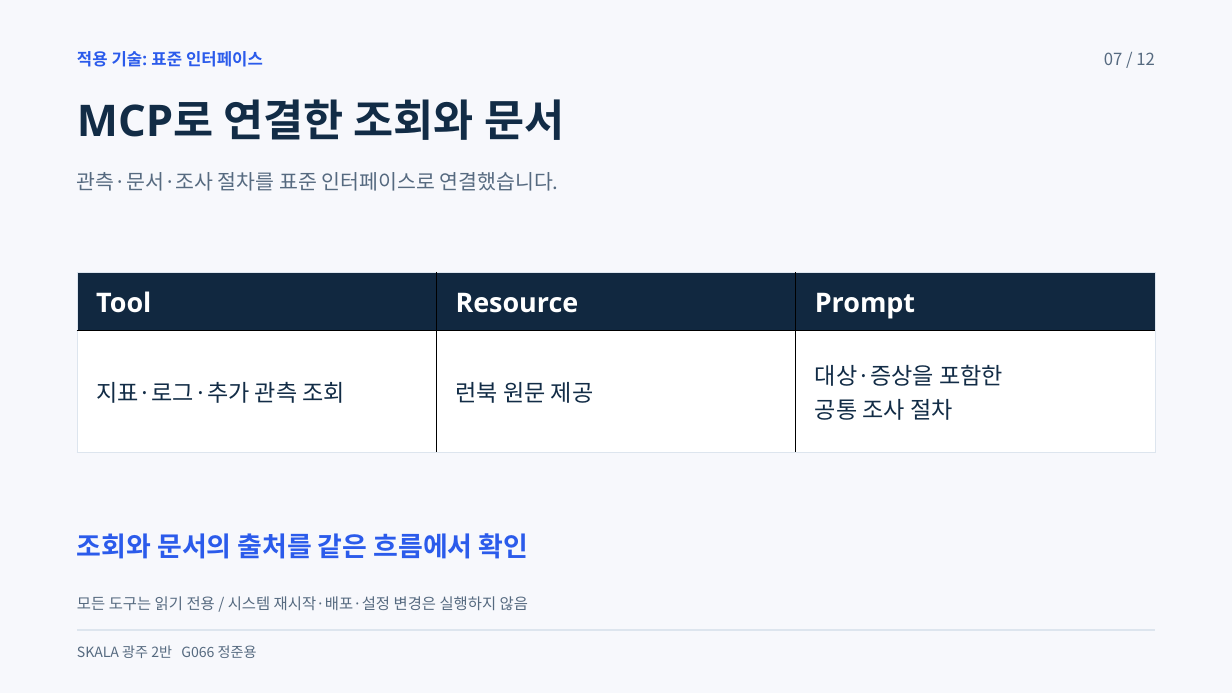
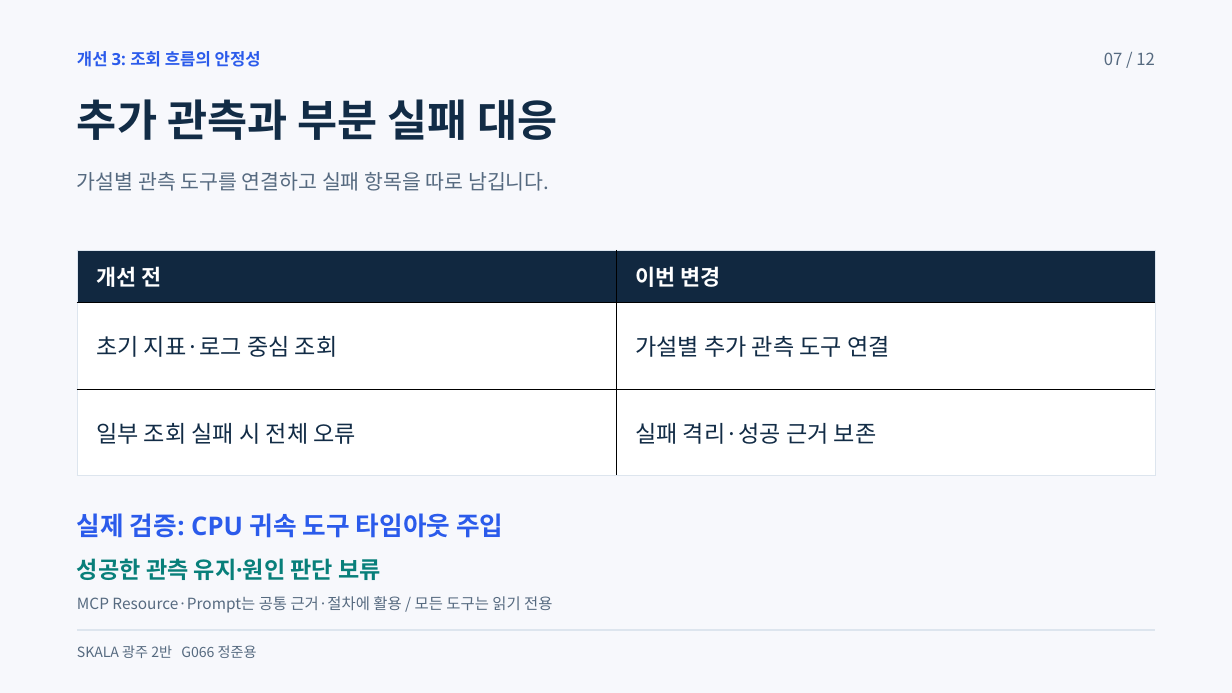
Before and after one commit to beshurl/skala-ai-mini-project, a slide deck: slide 7 of doc/presentation/운영진단_에이전트_5분발표.pptx. Drawn at 1232x693 pixels with LibreOffice and Linux fonts; fonts in the diff are those of the drawing. Boxes give left, top, right and bottom in pixels: in the first picture for what was removed or moved away, otherwise in the second. Text is boxed around its words. In the diff, an @@ line names an element or a change of style, - is before the commit and + after.

```diff
--- a/doc/presentation/운영진단_에이전트_5분발표.pptx
+++ b/doc/presentation/운영진단_에이전트_5분발표.pptx
@@ text at [77,51,261,67]: text changed @@
-적용 기술: 표준 인터페이스
+개선 3: 조회 흐름의 안정성
@@ text at [77,99,558,140]: text changed @@
-MCP로 연결한 조회와 문서
+추가 관측과 부분 실패 대응
@@ text at [77,172,549,191]: text changed @@
-관측·문서·조사 절차를 표준 인터페이스로 연결했습니다.
+가설별 관측 도구를 연결하고 실패 항목을 따로 남깁니다.
@@ table at [77,250,1155,469] @@
-Tool | Resource | Prompt
-지표·로그·추가 관측 조회 | 런북 원문 제공 | 대상·증상을 포함한 / 공통 조사 절차
+개선 전 | 이번 변경
+초기 지표·로그 중심 조회 | 가설별 추가 관측 도구 연결
+일부 조회 실패 시 전체 오류 | 실패 격리·성공 근거 보존
@@ table: place and size @@
-table at [77,273,1154,453]
+table at [77,250,1155,469]
@@ text at [77,513,503,538]: text changed; size 31.5 to 30 pt @@
-조회와 문서의 출처를 같은 흐름에서 확인
+실제 검증: CPU 귀속 도구 타임아웃 주입
@@ text added at [77,558,381,580], 27 pt, text #087F7A, bold @@
+성공한 관측 유지·원인 판단 보류
@@ text at [77,596,552,613]: text changed @@
-모든 도구는 읽기 전용 / 시스템 재시작·배포·설정 변경은 실행하지 않음
+MCP Resource·Prompt는 공통 근거·절차에 활용 / 모든 도구는 읽기 전용
```
Also in this commit, not shown: 10 other slides changed, 6 other files.
